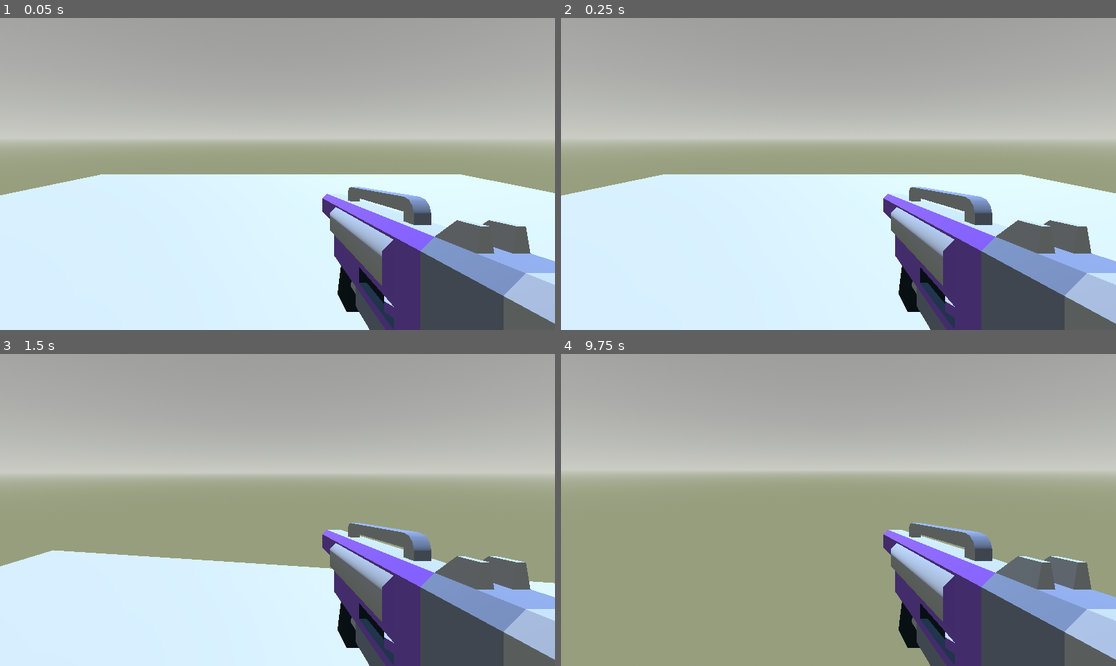
Above: before the commit, frames 1-4 (two rows, left to right).
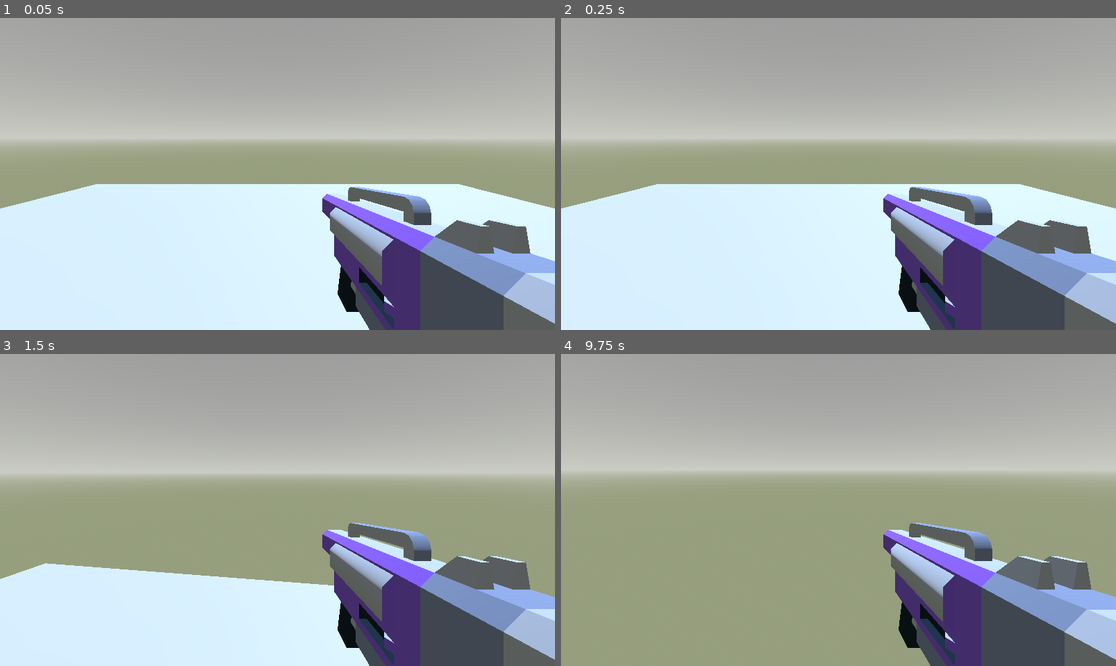
Above: after the commit, the same moments.

Repository: KeefirKeefir/GameJam24
Game: Godot game, scene res://scenes/floor.tscn
Same seed, same stepped clock (60 frames per second), same inputs: the game is played once before the commit and once after it.
Inputs (mouse positions are in pixels of both pictures, inside the frame that each line leads up to):
- Up to frame 1 (0.05 s): no input
- Up to frame 2 (0.25 s): no input
- Up to frame 3 (1.5 s): tap Enter at 0.5 s; move the mouse to (305, 510) at 0.52 s; hold W (forward) from 0.53 s (still down); tap Space (jump) at 0.77 s; move the mouse to (249, 510) at 1.27 s
- Up to frame 4 (9.75 s): tap Space (jump) at 1.52, 2.75, 3.02, 3.77, 4.25, 4.52, 5.75, 6.02, 6.77, 7.52, 9.02 s; move the mouse to (849, 503) at 2.02 s; move the mouse to (832, 516) at 2.77 s; tap Enter at 3.5, 5 s; move the mouse to (877, 513) at 3.52 s; move the mouse to (794, 506) at 4.27 s; move the mouse to (844, 510) at 5.02 s; move the mouse to (816, 503) at 5.77 s; release W (forward) at 5.78 s; hold D (right) 5.78-6.53 s; move the mouse to (866, 510) at 6.52 s; hold W (forward) 6.53-8.78 s; move the mouse to (810, 510) at 7.27 s; move the mouse to (849, 503) at 8.02 s; move the mouse to (832, 516) at 8.77 s; hold A (left) 8.78-9.53 s; move the mouse to (877, 513) at 9.52 s; hold W (forward) from 9.53 s (still down)

The runs differ from the first frame. In frame 1, 3.4% of the frame differs, in the area x 0-100%, y 50-62%; in frame 2, 3.3%; in frame 3, 3.0%; in frame 4, less than 0.1%.

Commit message:
changed floor from navRegion to staticBody

Diff:
--- a/project.godot
+++ b/project.godot
@@ -17,6 +17,11 @@
 
 [input]
 
+forward={
+"deadzone": 0.5,
+"events": [Object(InputEventKey,"resource_local_to_scene":false,"resource_name":"","device":-1,"window_id":0,"alt_pressed":false,"shift_pressed":false,"ctrl_pressed":false,"meta_pressed":false,"pressed":false,"keycode":0,"physical_keycode":87,"key_label":0,"unicode":119,"location":0,"echo":false,"script":null)
+]
+}
 left={
 "deadzone": 0.5,
 "events": [Object(InputEventKey,"resource_local_to_scene":false,"resource_name":"","device":-1,"window_id":0,"alt_press …(191 unchanged characters)…
@@ -25,11 +30,6 @@
 right={
 "deadzone": 0.5,
 "events": [Object(InputEventKey,"resource_local_to_scene":false,"resource_name":"","device":-1,"window_id":0,"alt_press …(192 unchanged characters)…
-]
-}
-forward={
-"deadzone": 0.5,
-"events": [Object(InputEventKey,"resource_local_to_scene":false,"resource_name":"","device":-1,"window_id":0,"alt_pressed":false,"shift_pressed":false,"ctrl_pressed":false,"meta_pressed":false,"pressed":false,"keycode":0,"physical_keycode":87,"key_label":0,"unicode":119,"location":0,"echo":false,"script":null)
 ]
 }
 back={
--- a/scenes/floor.tscn
+++ b/scenes/floor.tscn
@@ -1,32 +1,32 @@
-[gd_scene load_steps=6 format=3 uid="uid://7gjhg8avnvpg"]
+[gd_scene load_steps=7 format=3 uid="uid://7gjhg8avnvpg"]
 
 [ext_resource type="PackedScene" uid="uid://ddn3gi1k5ock8" path="res://scenes/player.tscn" id="1_y876f"]
 
-[sub_resource type="NavigationMesh" id="NavigationMesh_ksqsi"]
-vertices = PackedVector3Array(-9.5, 2.5, -9.5, -9.5, 2.5, 9.5, 9.5, 2.5, 9.5, 9.5, 2.5, -9.5)
-polygons = [PackedInt32Array(3, 2, 0), PackedInt32Array(0, 2, 1)]
-cell_height = 1.0
+[sub_resource type="ProceduralSkyMaterial" id="ProceduralSkyMaterial_wgbob"]
+sky_top_color = Color(0.6, 0.6, 0.6, 1)
+sky_horizon_color = Color(0.797067, 0.804925, 0.772999, 1)
+ground_bottom_color = Color(0.588266, 0.6197, 0.491997, 1)
+ground_horizon_color = Color(0.797067, 0.804925, 0.772999, 1)
 
-[sub_resource type="ProceduralSkyMaterial" id="ProceduralSkyMaterial_djow7"]
-sky_top_color = Color(0.6, 0.6, 0.6, 1)
-sky_horizon_color = Color(0.797066, 0.804925, 0.772999, 1)
-ground_bottom_color = Color(0.588266, 0.6197, 0.491997, 1)
-ground_horizon_color = Color(0.797066, 0.804925, 0.772999, 1)
+[sub_resource type="Sky" id="Sky_t1o8l"]
+sky_material = SubResource("ProceduralSkyMaterial_wgbob")
 
-[sub_resource type="Sky" id="Sky_87mim"]
-sky_material = SubResource("ProceduralSkyMaterial_djow7")
-
-[sub_resource type="Environment" id="Environment_ejyda"]
+[sub_resource type="Environment" id="Environment_lkbsg"]
 background_mode = 2
-sky = SubResource("Sky_87mim")
+sky = SubResource("Sky_t1o8l")
 glow_enabled = true
 
-[node name="NavigationRegion3D" type="NavigationRegion3D"]
-top_level = true
-navigation_mesh = SubResource("NavigationMesh_ksqsi")
+[sub_resource type="BoxShape3D" id="BoxShape3D_secuh"]
+size = Vector3(20, 1, 20)
+
+[sub_resource type="BoxMesh" id="BoxMesh_8i8i8"]
+size = Vector3(20, 1, 20)
+
+[node name="StaticBody3D" type="StaticBody3D"]
+transform = Transform3D(1, 0, 0, 0, 1, 0, 0, 0, 1, 0, -0.5, 0)
 
 [node name="WorldEnvironment" type="WorldEnvironment" parent="."]
-environment = SubResource("Environment_ejyda")
+environment = SubResource("Environment_lkbsg")
 
 [node name="DirectionalLight3D" type="DirectionalLight3D" parent="."]
 transform = Transform3D(-0.866023, -0.433016, 0.250001, 0, 0.499998, 0.866027, -0.500003, 0.749999, -0.43301, 0, 0, 0)
@@ -35,8 +35,11 @@
 shadow_enabled = true
 directional_shadow_max_distance = 200.0
 
-[node name="CSGBox3D" type="CSGBox3D" parent="."]
-use_collision = true
-size = Vector3(20, 1, 20)
+[node name="CollisionShape3D" type="CollisionShape3D" parent="."]
+shape = SubResource("BoxShape3D_secuh")
+
+[node name="MeshInstance3D" type="MeshInstance3D" parent="."]
+transform = Transform3D(1, 0, 0, 0, 1, 0, 0, 0, 1, 0, -0.5, 0)
+mesh = SubResource("BoxMesh_8i8i8")
 
 [node name="Player" parent="." instance=ExtResource("1_y876f")]
--- a/scenes/navigation.gd
+++ /dev/null
@@ -1,11 +0,0 @@
-extends NavigationAgent3D
-
-@export var boundaries:Vector3 = Vector3(10.0, 0, 10.0)
-
-func random_nav_position()->Vector3:
-	var rand_pos = Vector3(
-		randf_range(-boundaries.x, boundaries.x),
-		0,
-		randf_range(-boundaries.z, boundaries.z)
-	)
-	return rand_pos
--- a/scenes/player.tscn
+++ b/scenes/player.tscn
@@ -1,9 +1,8 @@
-[gd_scene load_steps=8 format=3 uid="uid://ddn3gi1k5ock8"]
+[gd_scene load_steps=7 format=3 uid="uid://ddn3gi1k5ock8"]
 
 [ext_resource type="Script" path="res://scripts/player.gd" id="1_wxbg3"]
 [ext_resource type="PackedScene" uid="uid://dpk8kg8331frq" path="res://assets/blasterA.glb" id="2_10p0m"]
 [ext_resource type="Script" path="res://scripts/camera_control.gd" id="2_bbeqo"]
-[ext_resource type="Script" path="res://scenes/navigation.gd" id="3_0on3f"]
 [ext_resource type="Script" path="res://scripts/movement.gd" id="4_vms48"]
 
 [sub_resource type="CapsuleShape3D" id="CapsuleShape3D_psx23"]
@@ -35,7 +34,3 @@
 
 [node name="blasterA2" parent="TwistPivot/PitchPivot/CameraController/Camera3D/MeshInstance3D" instance=ExtResource("2_10p0m")]
 transform = Transform3D(1, 0, 0, 0, 1, 0, 0, 0, 1, 0.25, -0.25, -0.5)
-
-[node name="NavigationAgent3D" type="NavigationAgent3D" parent="."]
-debug_enabled = true
-script = ExtResource("3_0on3f")
--- a/scripts/player.gd
+++ b/scripts/player.gd
@@ -8,7 +8,6 @@
 	movement_node.player = self
 
 @onready var movement_node := $Movement
-@onready var camera := $TwistPivot/PitchPivot/CameraController/Camera3D
 
 func _physics_process(delta:float):
 	var input_vector = Input.get_vector("left", "right", "forward", "back")
